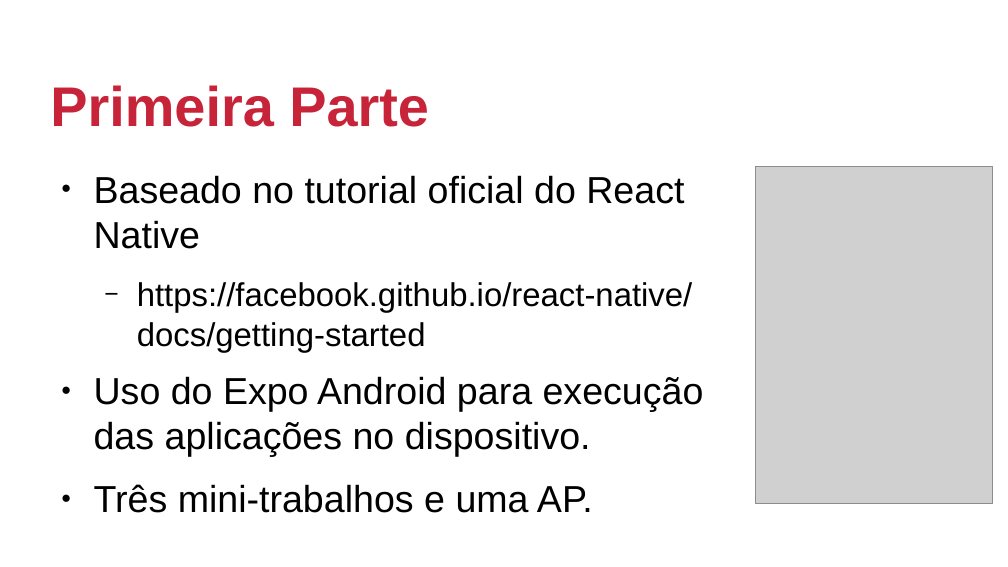
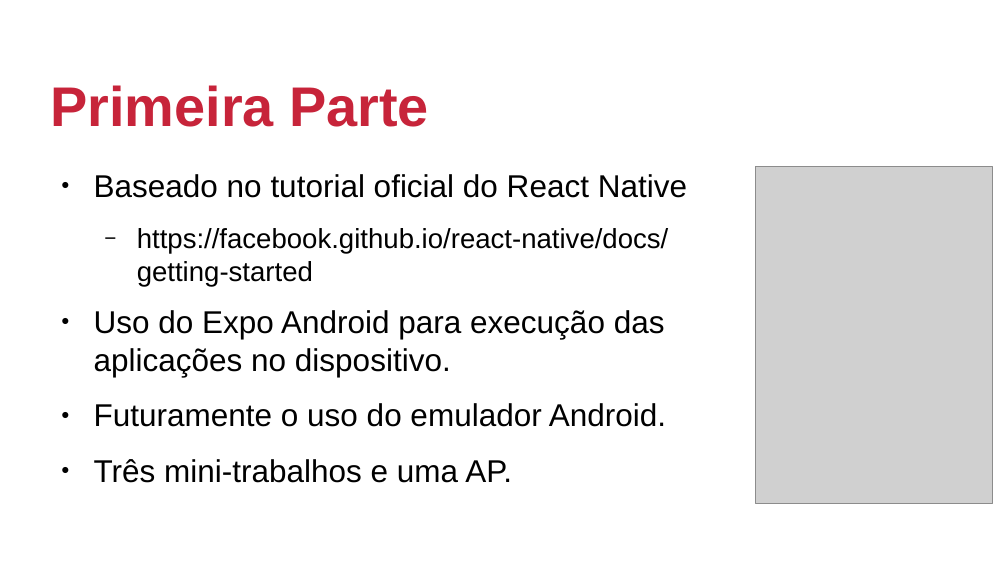
Before and after one commit to jeffersoncarvalho/pidm-2020_2, a slide deck: slide 3 of SLIDES/parte_01/aula00-introdução.odp. Drawn at 1008x567 pixels with LibreOffice and Linux fonts; fonts in the diff are those of the drawing; grey boxes stand for pictures; background and template pictures are left out. Boxes give left, top, right and bottom in pixels: in the first picture for what was removed or moved away, otherwise in the second. Text is boxed around its words. In the diff, an @@ line names an element or a change of style, - is before the commit and + after.

Commit message:
primeira aula

```diff
--- a/SLIDES/parte_01/aula00-introdução.odp
+++ b/SLIDES/parte_01/aula00-introdução.odp
@@ text at (94,174,687,483): size 29.6 to 24.8 pt in "Baseado no tutorial oficial do React Native", "Uso do Expo Android para execução das ...", "Três mini-trabalhos e uma AP."; size 25.9 to 21.7 pt in "https://facebook.github.io/react-native/docs/getting-started" @@
@@ text at (94,403,666,427): paragraph added @@
+● Futuramente o uso do emulador Android.
```
Also in this commit, not shown: 1 other slide changed, 5 other files.
